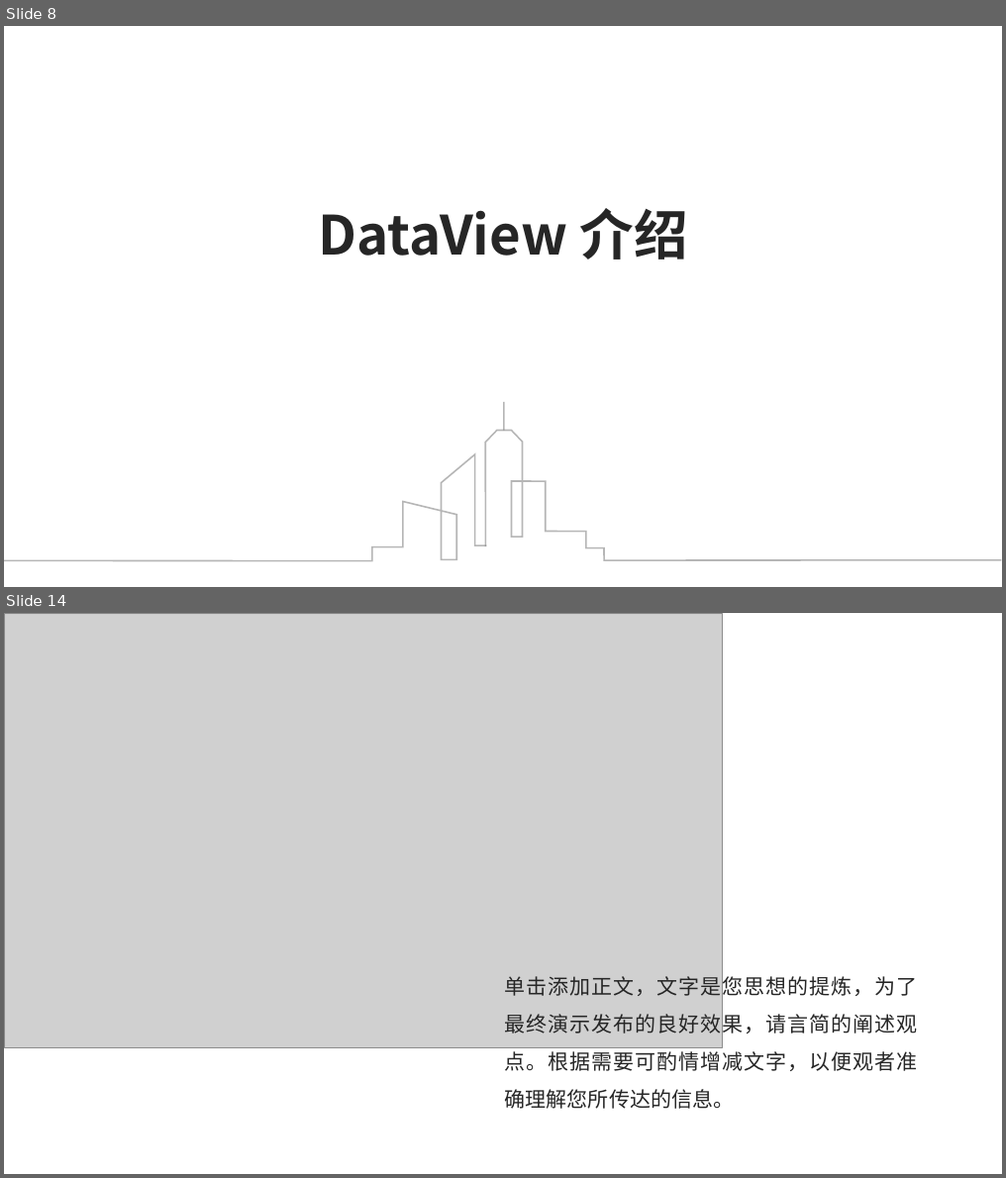
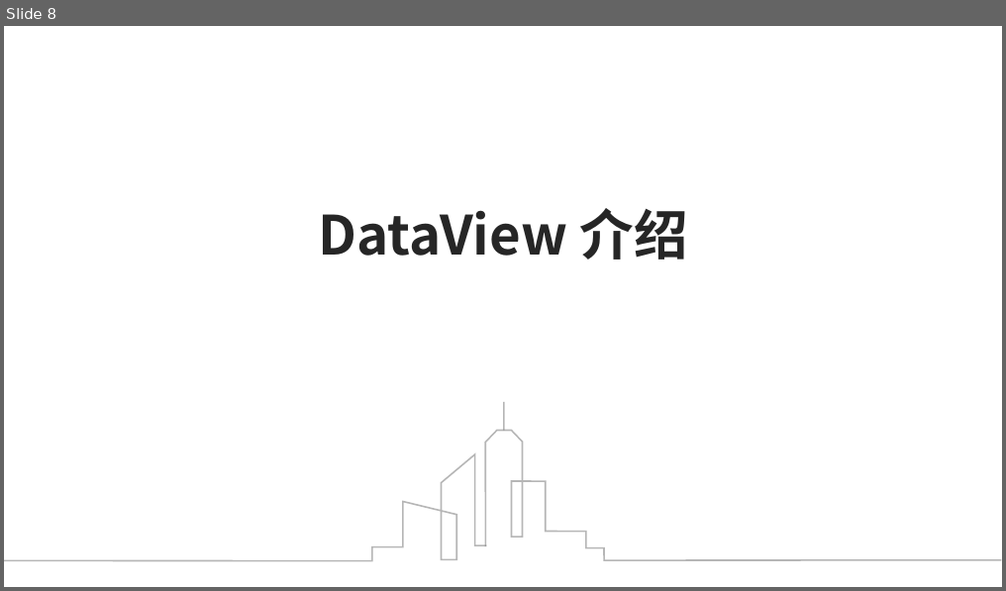
Before and after one commit to ClimbYU/js-binary-system, a slide deck: 关于前端二进制.pptx. Shown one above the other, each under a label of ours: slides 8 and 14 before the commit, slide 8 after it; the slides between them are not shown. The pictures are 1006x1178 and 1006x591 pixels, drawn with LibreOffice and Linux fonts; fonts in the diff are those of the drawing; grey boxes stand for pictures. Boxes give left, top, right and bottom in pixels: in the first picture for what was removed or moved away, otherwise in the second. Text is boxed around its words. In the diff, an @@ line names an element or a change of style, - is before the commit and + after.

```diff
--- a/关于前端二进制.pptx
+++ b/关于前端二进制.pptx
@@ slide 14 removed at (4,613,1002,1174), background #FFFFFF @@
@@ picture removed at (4,613,723,1048) @@
@@ text removed at (505,974,917,1109) @@
-单击添加正文，文字是您思想的提炼，为了最终演示发布的良好效果，请言简的阐述观点。根据需要可酌情增减文字，以便观者准确理解您所传达的信息。
```
Also in this commit, not shown: 1 slide changed, 8 other slides removed, 2 other files.
